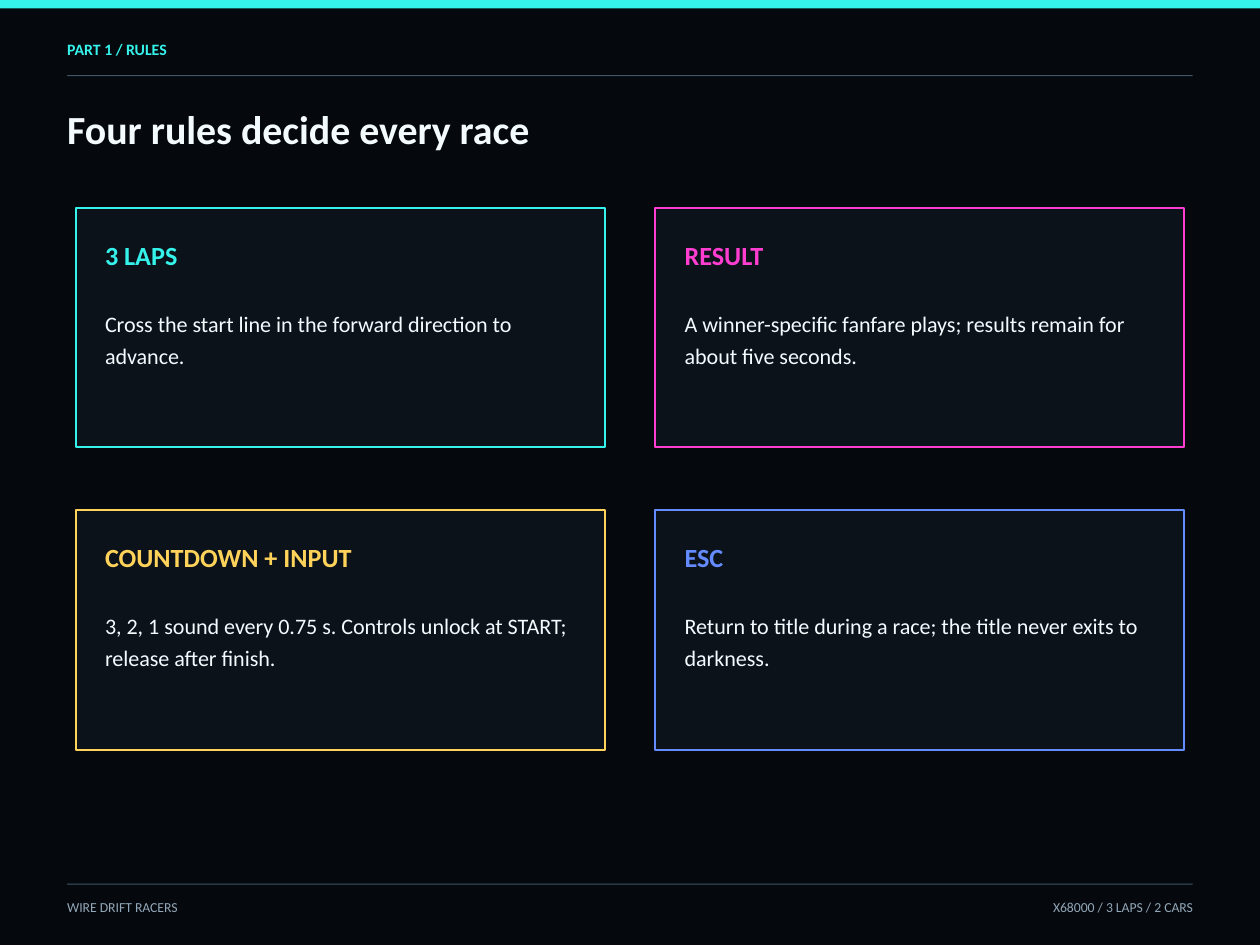
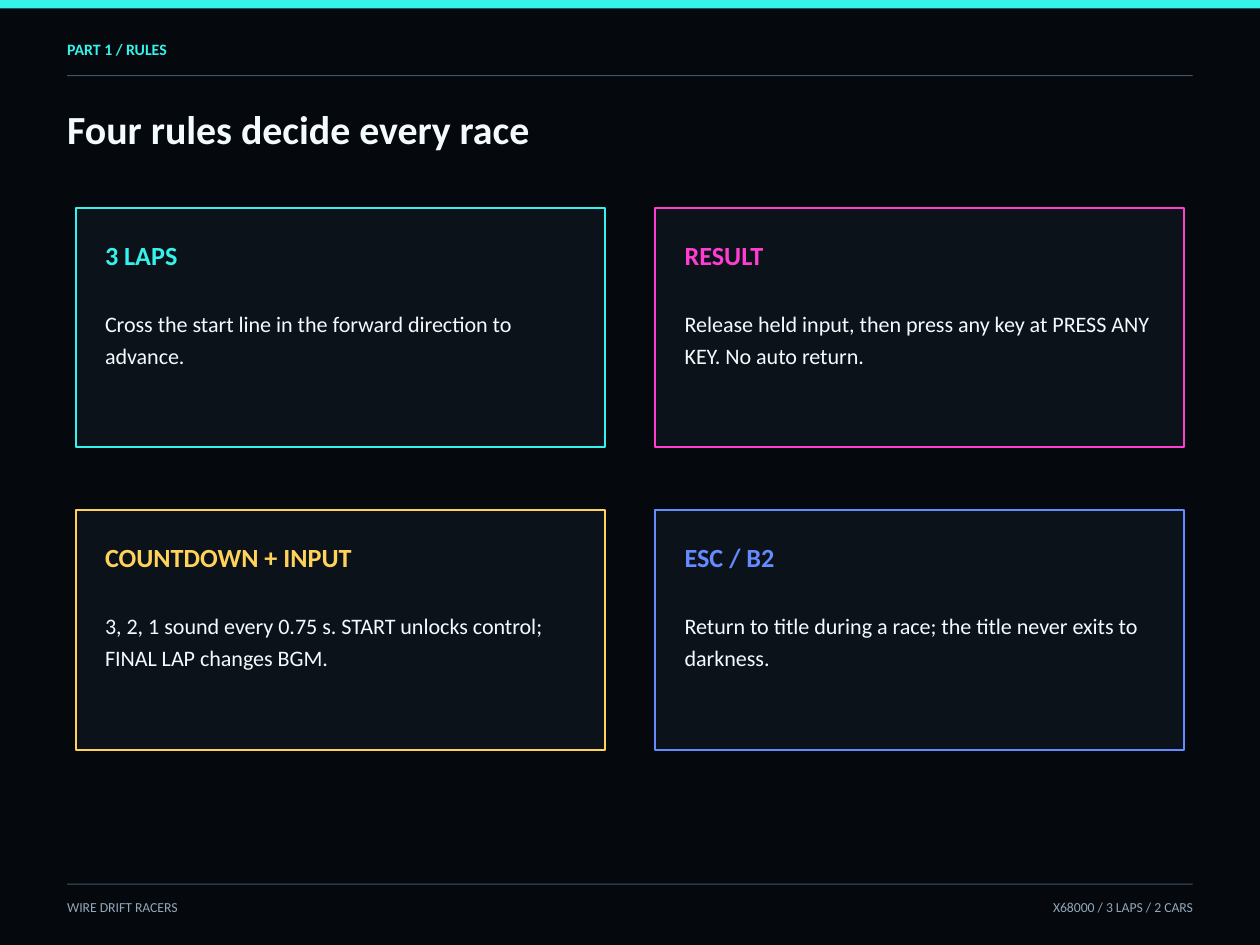
Before and after one commit to renatus-novus-x/wdrfrace, a slide deck: slide 8 of doc/manual-en.pptx. Drawn at 1260x945 pixels with LibreOffice and Linux fonts; fonts in the diff are those of the drawing. Boxes give left, top, right and bottom in pixels: in the first picture for what was removed or moved away, otherwise in the second. Text is boxed around its words. In the diff, an @@ line names an element or a change of style, - is before the commit and + after.

Commit message:
Document result and audio behavior
Updated the English and Japanese manuals to match the current game flow: result screens now require held input to be released before accepting any key or pad input to return to title, and the title/ESC/Button 2 controls were clarified. The sound test section now explains BGM/SE navigation, unavailable public-build BGM, and the licensed private-build track changes for title, final lap, and result music.

```diff
--- a/doc/manual-en.pptx
+++ b/doc/manual-en.pptx
@@ text at bbox=[685, 316, 1149, 364]: text changed @@
-A winner-specific fanfare plays; results remain for about five seconds.
+Release held input, then press any key at PRESS ANY KEY. No auto return.
@@ text at bbox=[685, 550, 774, 567]: text changed @@
-ESC
+ESC / B2
@@ text at bbox=[105, 618, 542, 670]: text changed @@
-3, 2, 1 sound every 0.75 s. Controls unlock at START; release after finish.
+3, 2, 1 sound every 0.75 s. START unlocks control; FINAL LAP changes BGM.
```
Also in this commit, not shown: 3 other slides changed, 5 other files.
